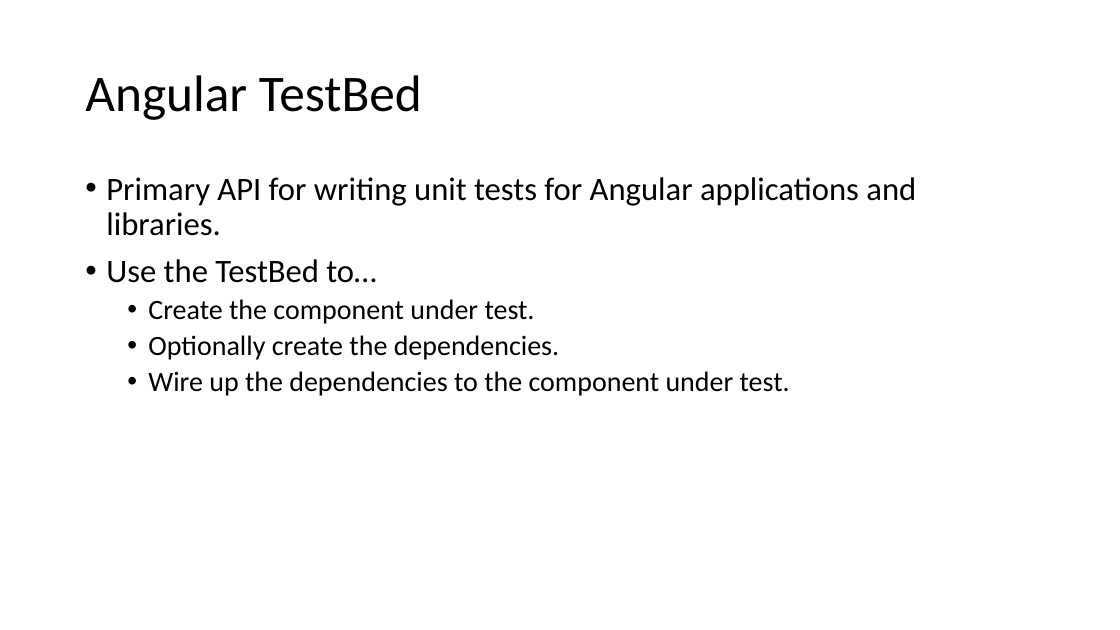
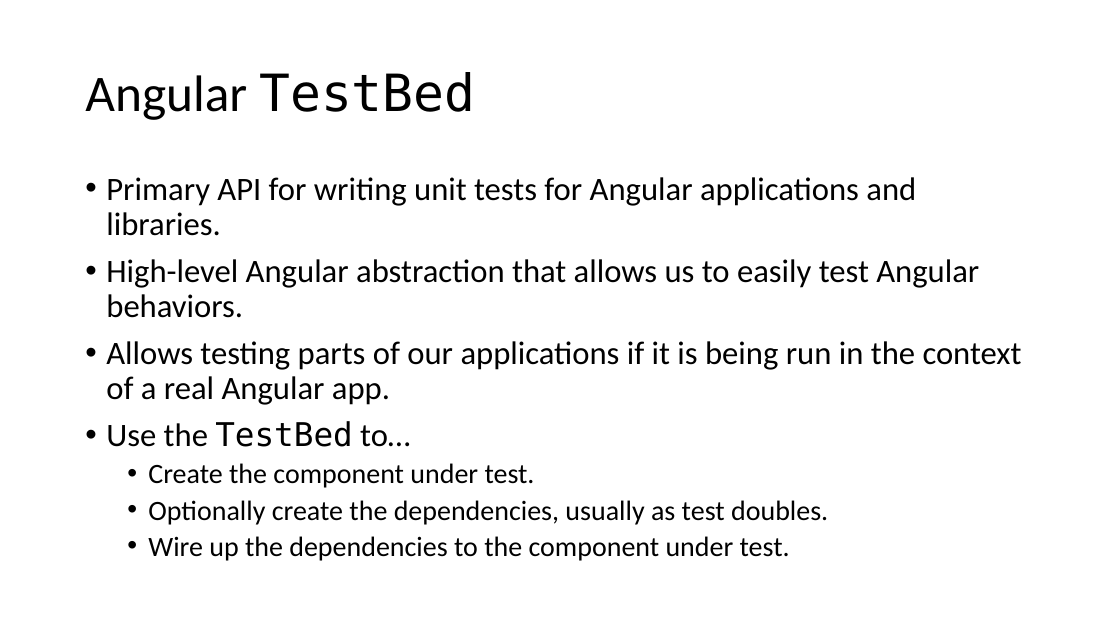
Before and after one commit to cebartling/test-driven, a slide deck: slide 2 of presentations/Introduction to Angular Unit Testing.pptx. Drawn at 1120x630 pixels with LibreOffice and Linux fonts; fonts in the diff are those of the drawing. Boxes give left, top, right and bottom in pixels: in the first picture for what was removed or moved away, otherwise in the second. Text is boxed around its words. In the diff, an @@ line names an element or a change of style, - is before the commit and + after.

Commit message:
Updates to Angular unit testing presentation

```diff
--- a/presentations/Introduction to Angular Unit Testing.pptx
+++ b/presentations/Introduction to Angular Unit Testing.pptx
@@ title "Angular TestBed" at box(85, 72, 475, 120): font Calibri to DejaVu Sans Mono in "TestBed" @@
@@ text at box(106, 259, 1022, 405): paragraphs added @@
+• High-level Angular abstraction that allows us to easily test Angular behaviors.
+• Allows testing parts of our applications if it is being run in the context of a real Angular app.
@@ text at box(106, 421, 410, 447): font Calibri to DejaVu Sans Mono in "TestBed" @@
@@ text at box(148, 500, 828, 525): text changed @@
-  • Optionally create the dependencies.
+  • Optionally create the dependencies, usually as test doubles.
```
Also in this commit, not shown: 11 other slides changed, 4 slides removed.
